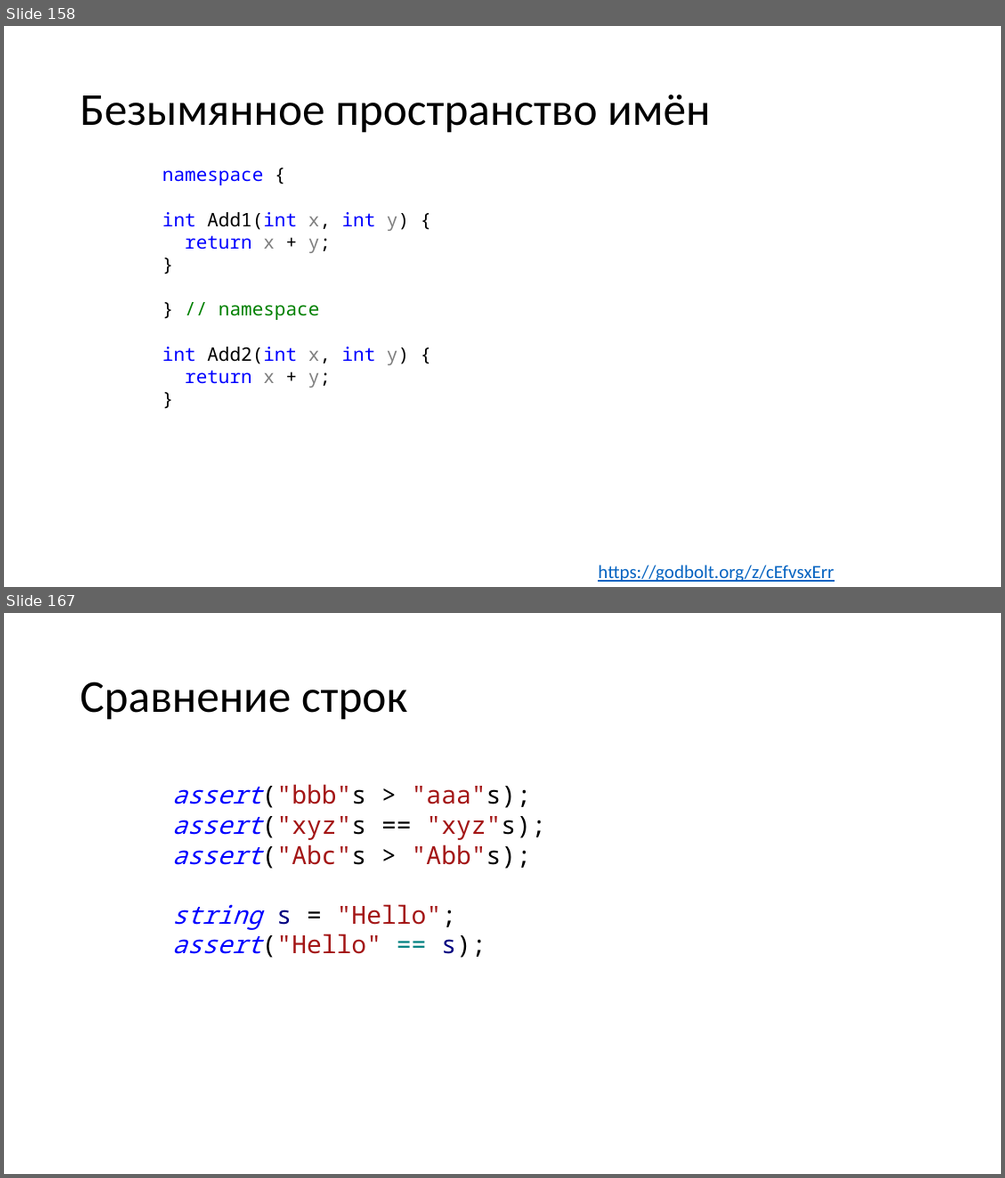
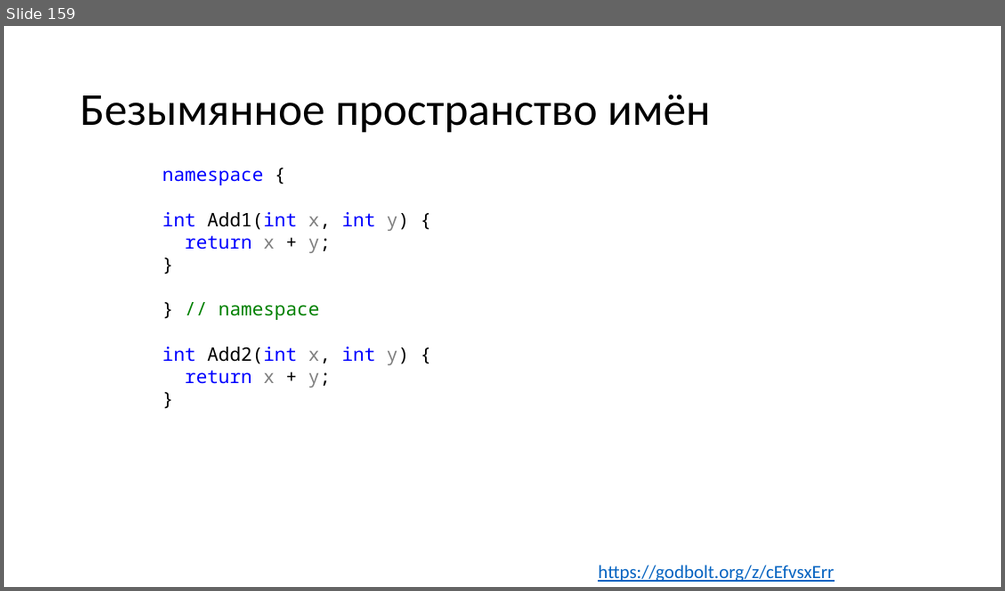
Before and after one commit to alexey-malov/oop, a slide deck: lectures/01/Синтаксис C++.pptx. Shown one above the other, each under a label of ours: slides 158 and 167 before the commit, slide 159 after it; the slides between them are not shown. The pictures are 1005x1178 and 1005x591 pixels, drawn with LibreOffice and Linux fonts; fonts in the diff are those of the drawing. Boxes give left, top, right and bottom in pixels: in the first picture for what was removed or moved away, otherwise in the second. Text is boxed around its words. In the diff, an @@ line names an element or a change of style, - is before the commit and + after.

```diff
--- a/lectures/01/Синтаксис C++.pptx
+++ b/lectures/01/Синтаксис C++.pptx
@@ slide 167 removed at (x1=4, y1=613, x2=1001, y2=1174), background #FFFFFF @@
@@ title removed at (x1=80, y1=682, x2=407, y2=720) @@
-Сравнение строк
@@ text removed at (x1=172, y1=784, x2=545, y2=957) @@
-assert("bbb"s > "aaa"s);
-assert("xyz"s == "xyz"s);
-assert("Abc"s > "Abb"s);
-string s = "Hello";
-assert("Hello" == s);
@@ what was slide 158 is now slide 159 @@
```
Also in this commit, not shown: 2 slides added, 138 other slides removed, 7 other files.
